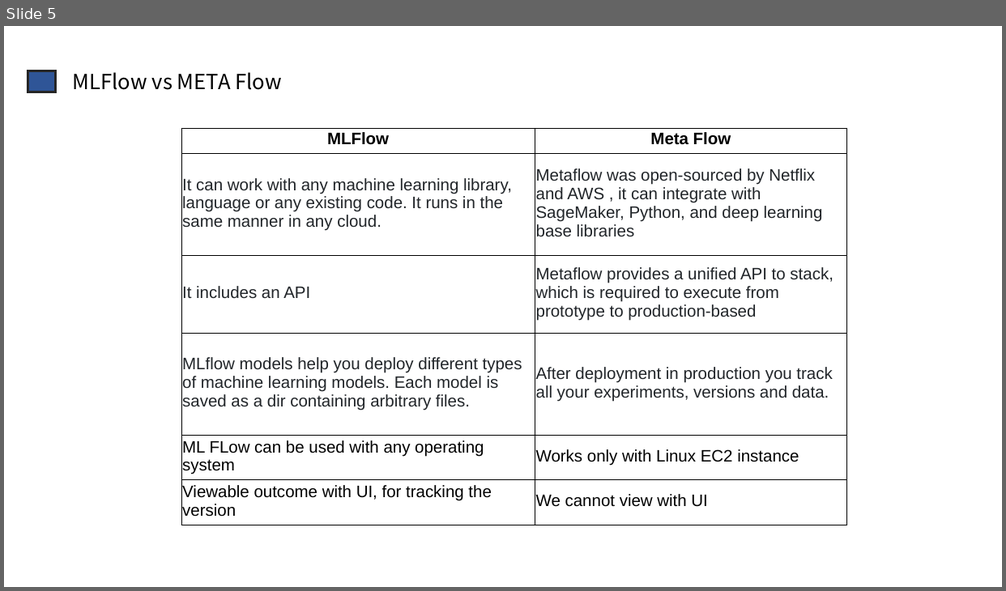
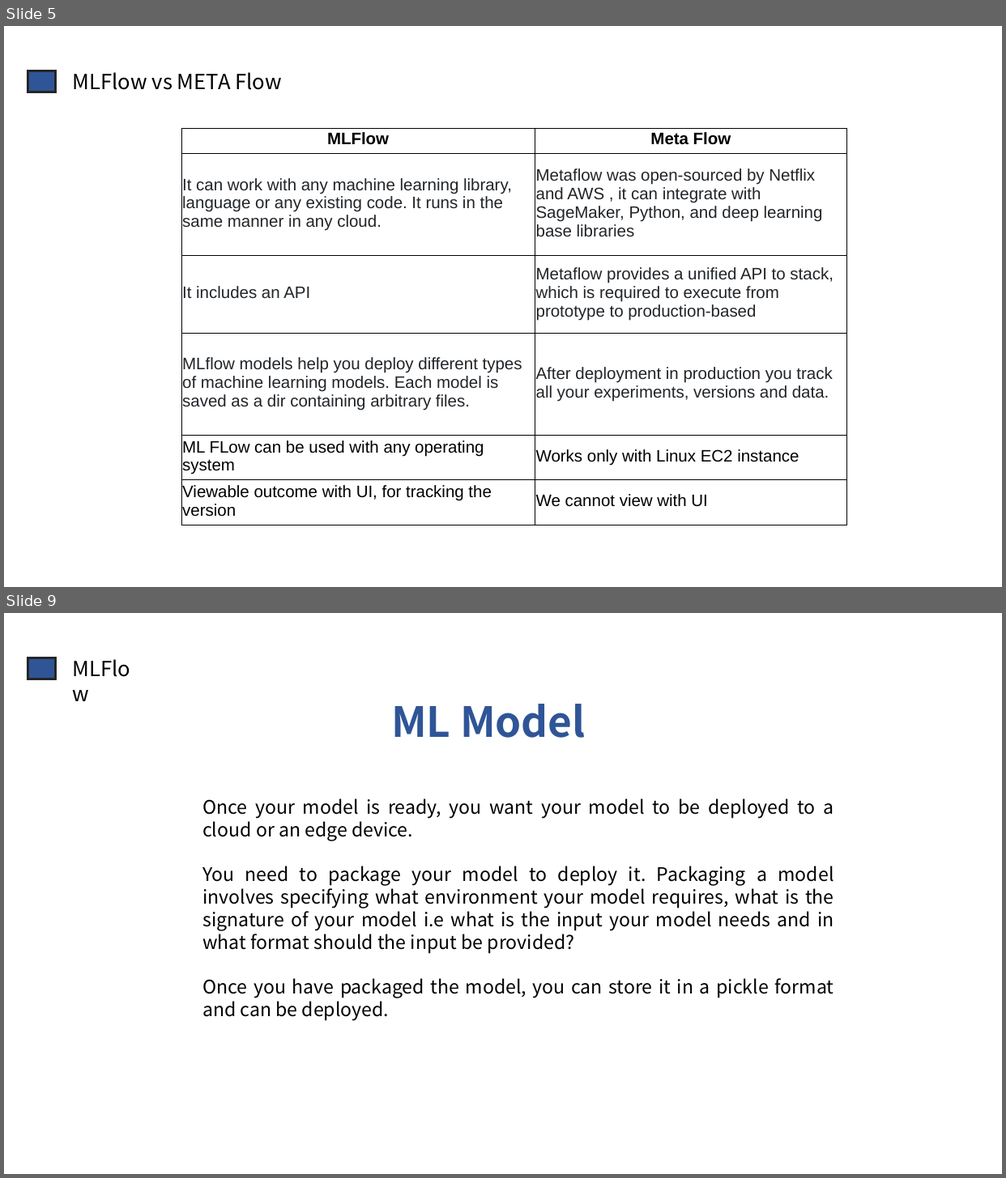
Before and after one commit to Meghashyamt/MLFlow, a slide deck: MFlow.pptx. Shown one above the other, each under a label of ours: slide 5 before the commit, slides 5 and 9 after it; the slides between them are not shown. The pictures are 1006x591 and 1006x1178 pixels, drawn with LibreOffice and Linux fonts; fonts in the diff are those of the drawing. Boxes give left, top, right and bottom in pixels: in the first picture for what was removed or moved away, otherwise in the second. Text is boxed around its words. In the diff, an @@ line names an element or a change of style, - is before the commit and + after.

```diff
--- a/MFlow.pptx
+++ b/MFlow.pptx
@@ slide 9 added at bbox=[4, 613, 1002, 1174], background #FFFFFF @@
@@ rectangle added at bbox=[28, 658, 56, 679], fill #2F5597, outline #262626 2.25 pt @@
@@ text added at bbox=[66, 652, 153, 685], 20 pt, text #000000 @@
+MLFlow
@@ text added at bbox=[391, 704, 586, 738], 40 pt, text #2F5597, bold @@
+ML Model
@@ text added at bbox=[202, 798, 834, 1020], 18 pt, text #000000 @@
+Once your model is ready, you want your model to be deployed to a cloud or an edge device.
+You need to package your model to deploy it. Packaging a model involves specifying what environment your model requires, what is the signature of your model i.e what is the input your model needs and in what format should the input be provided?
+Once you have packaged the model, you can store it in a pickle format and can be deployed.
```
Also in this commit, not shown: 1 slide changed, 11 other slides added, 1 slide removed, 1 other file.
